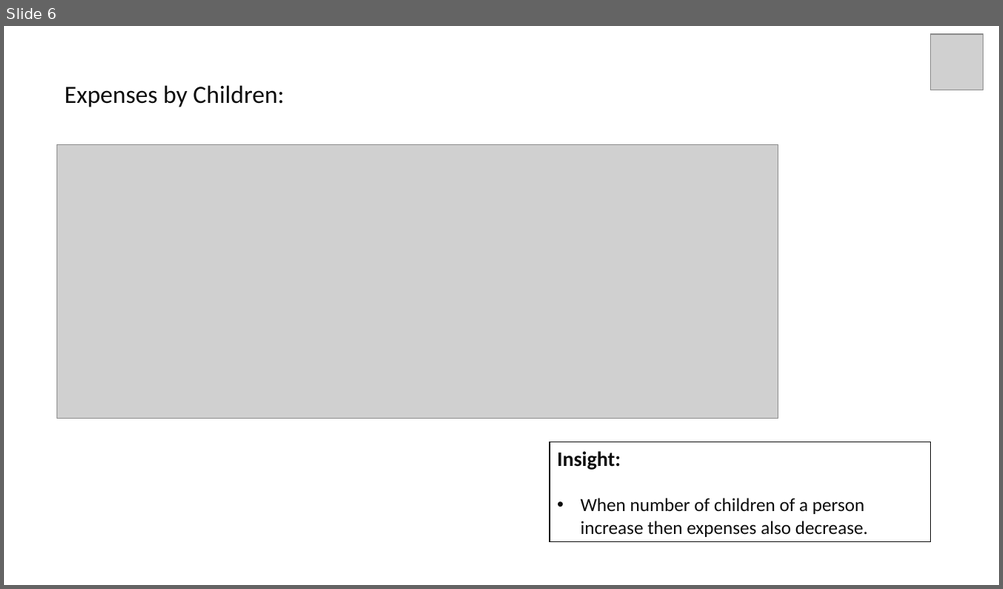
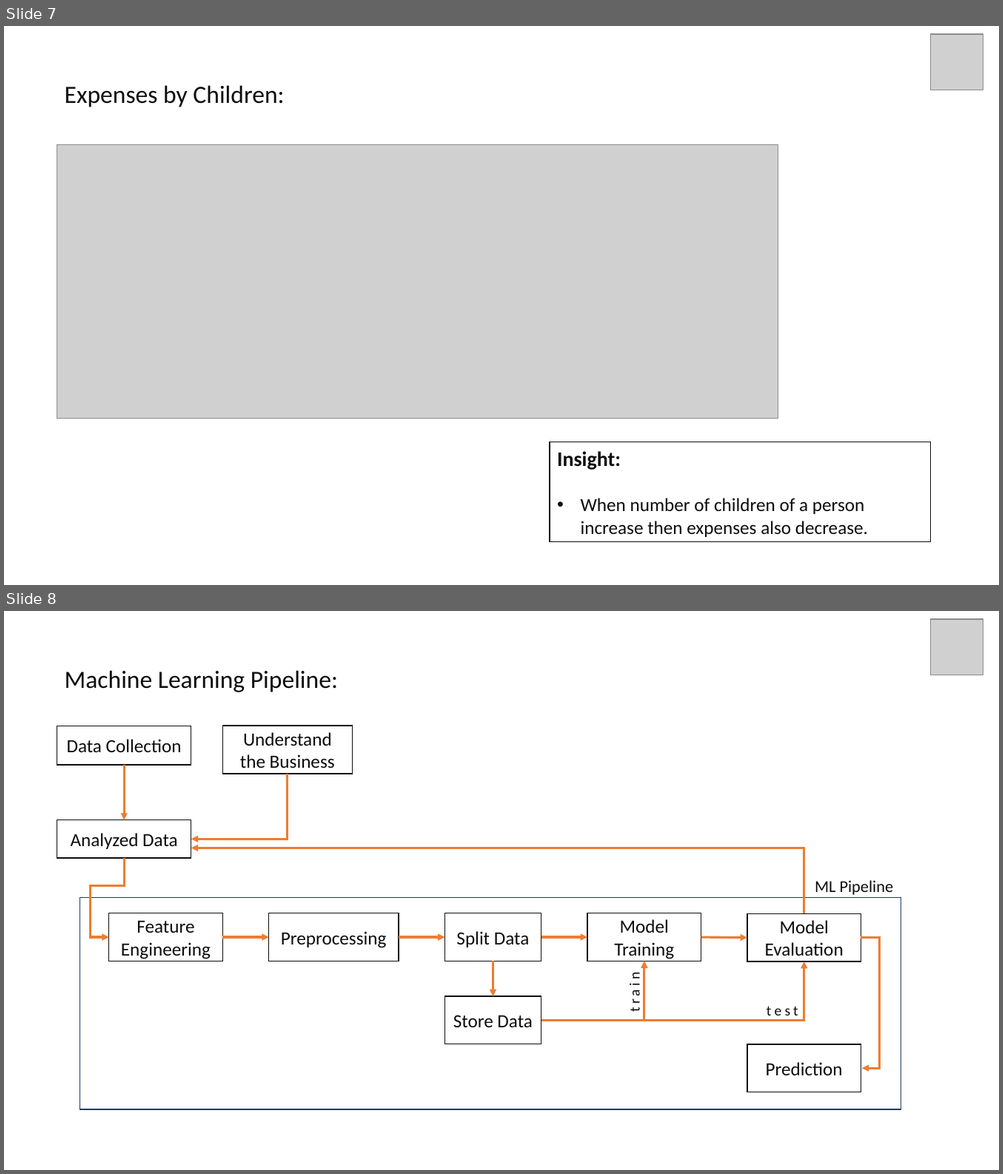
Before and after one commit to dibyendubiswas1998/Insurance-Premium-Prediction, a slide deck: Analysis Report/analysis report.pptx. Shown one above the other, each under a label of ours: slide 6 before the commit, slides 7 and 8 after it. The pictures are 1003x589 and 1003x1174 pixels, drawn with LibreOffice and Linux fonts; fonts in the diff are those of the drawing; grey boxes stand for pictures. Boxes give left, top, right and bottom in pixels: in the first picture for what was removed or moved away, otherwise in the second. Text is boxed around its words. In the diff, an @@ line names an element or a change of style, - is before the commit and + after.

```diff
--- a/Analysis Report/analysis report.pptx
+++ b/Analysis Report/analysis report.pptx
@@ slide 8 added at [4,611,999,1170], background #FFFFFF @@
@@ picture added at [930,619,983,675] @@
@@ text added at [65,670,338,692], 24 pt, text #0D0D0D @@
+Machine Learning Pipeline:
@@ group added at [57,726,900,1110]: 11 rectangles, 6 arrows, 6 elbow arrows, 3 texts @@
+Data Collection
+Preprocessing
+Analyzed Data
+Understand the Business
+Store Data
+Feature Engineering
+Split Data
+Model Training
+Model Evaluation
+Prediction
+train
+test
+ML Pipeline
@@ what was slide 6 is now slide 7 @@
```
Also in this commit, not shown: 3 slides changed, 1 other slide added, 1 other file.
